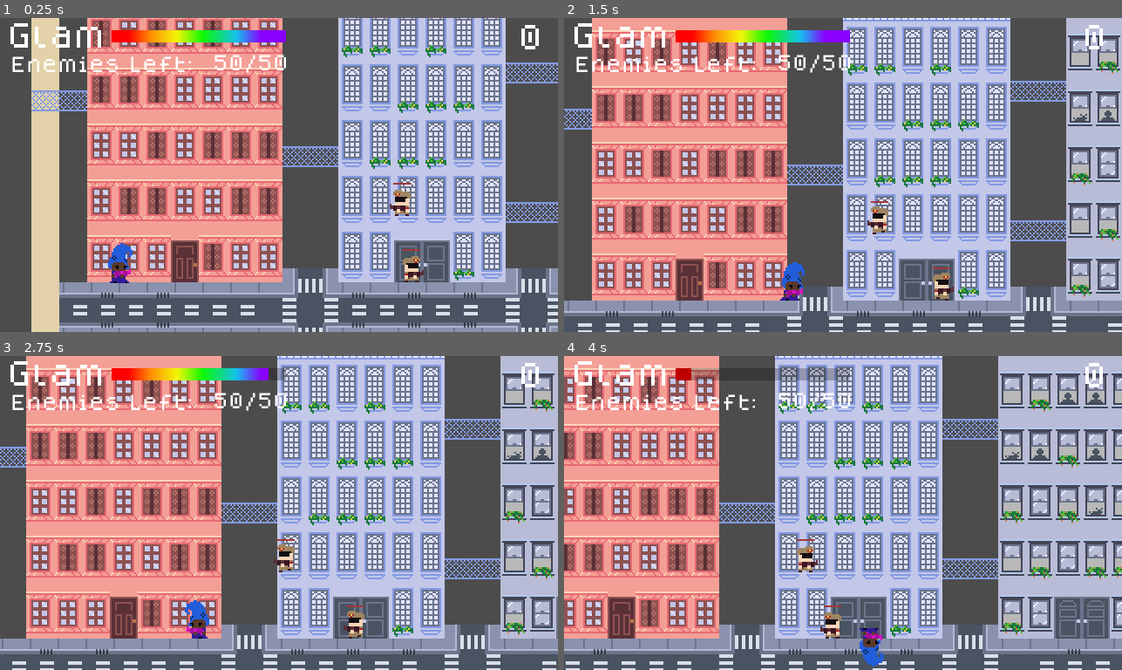
Above: before the commit, frames 1-4 (two rows, left to right).
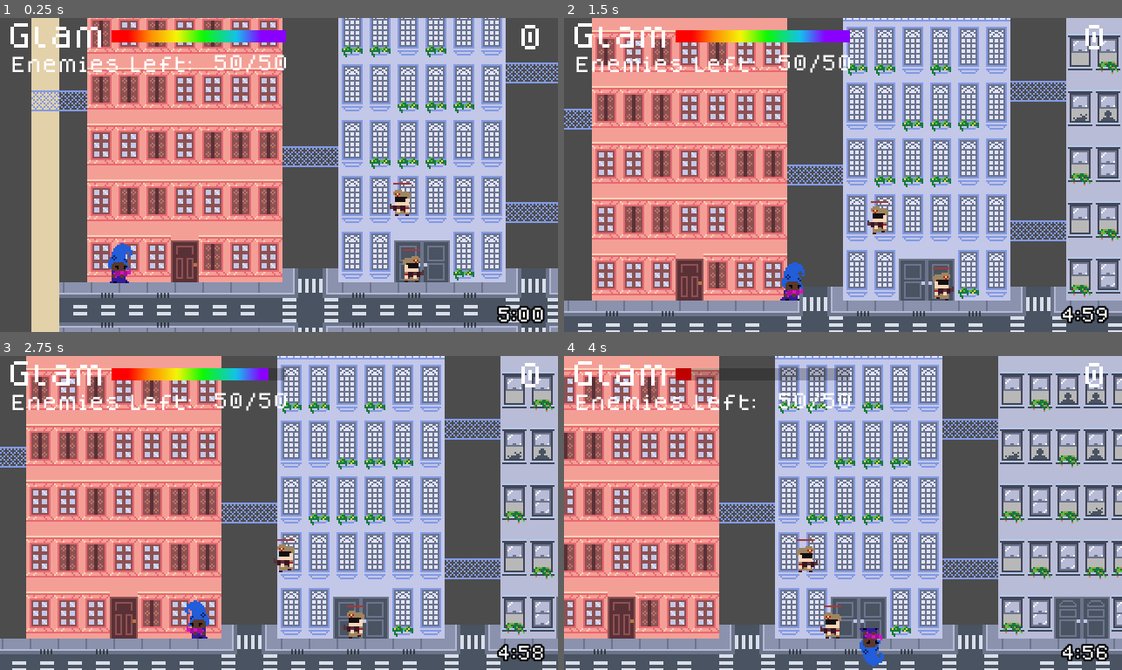
Above: after the commit, the same moments.

Repository: hamiltonromualdo/bring-ur-glam
Game: Godot game, scene res://src/Levels/EndGame.tscn
Two runs of this game, one before a commit and one after it. Both use one fixed random seed, a clock stepped at 60 frames per second and the inputs below. This scene is started directly instead of the project's main scene. Sound files missing from this copy of the repository are replaced by a short silence.
Inputs (mouse positions are in pixels of both pictures, inside the frame that each line leads up to):
- Up to frame 1 (0.25 s): no input
- Up to frame 2 (1.5 s): tap Enter (ui_accept) at 0.5, 0.77 s; move the mouse to (965, 159) at 0.52 s; hold Right (ui_right) from 0.53 s (still down); move the mouse to (731, 190) at 1.27 s
- Up to frame 3 (2.75 s): tap Enter (ui_accept) at 1.52 s; move the mouse to (334, 443) at 2.02 s; release Right (ui_right) at 2.03 s; hold Left (ui_left) from 2.03 s (still down)
- Up to frame 4 (4 s): move the mouse to (815, 575) at 2.77 s; release Left (ui_left) at 2.78 s; hold Right (ui_right) from 2.78 s (still down); tap Enter (ui_accept) at 3.02, 3.77 s; move the mouse to (1010, 560) at 3.52 s

The runs differ from the first frame. In frame 1, 0.4% of the frame differs, in the area x 89-98%, y 91-98%; in frame 2, 0.4%; in frame 3, 0.4%; in frame 4, 0.4%.

Commit message:
Adding timer to end game

Diff:
--- a/bring_ur_glam/src/Levels/EndGame.gd
+++ b/bring_ur_glam/src/Levels/EndGame.gd
@@ -13,7 +13,7 @@
 var liveEnemies = 0
 var enemiesSpawned = 0
 var rng = RandomNumberGenerator.new()
-
+var secondsLeft = 5*60
 
 func linear_interpolate(from: float, to: float, inclination: float) -> float:
     return from + (to - from) * inclination
@@ -136,8 +136,35 @@
     set_camera_limits()
     update_enemies_count()
     check_and_instance_enemies()
+    set_level_timer_label()
 
 
 func _on_EnemyTimer_timeout():
     check_and_instance_enemies()
     $EnemyTimer.start()
+
+
+func get_level_timer_minutes() -> String:
+    var minutes = secondsLeft/60
+    var seconds = secondsLeft - minutes*60
+
+    return "{min}:{s}".format({"min": minutes, "s": "%02d" % seconds})
+
+
+func set_level_timer_label() -> void:
+    $TimerLayer/TimerLabel.text = get_level_timer_minutes()
+
+    var outlineColor = Color.red if secondsLeft <= 60 else Color.black
+    $TimerLayer/TimerLabel.add_color_override("font_outline_modulate", outlineColor)
+
+    if secondsLeft <= 30:
+        $TimerLayer/Tween.interpolate_property($TimerLayer/TimerLabel.get("custom_fonts/font"), "size", 9, 13, 0.1, Tween.TRANS_LINEAR, Tween.EASE_OUT)
+        $TimerLayer/Tween.interpolate_property($TimerLayer/TimerLabel.get("custom_fonts/font"), "size", 13, 9, 0.1, Tween.TRANS_LINEAR, Tween.EASE_IN, 0.1)
+        $TimerLayer/Tween.start()
+
+
+func _on_LevelTimer_timeout():
+    secondsLeft -= 1
+    set_level_timer_label()
+    if secondsLeft == 0:
+        $Player.die()
--- a/bring_ur_glam/src/Levels/EndGame.tscn
+++ b/bring_ur_glam/src/Levels/EndGame.tscn
@@ -17,6 +17,11 @@
 size = 10
 font_data = ExtResource( 10 )
 
+[sub_resource type="DynamicFont" id=2]
+size = 9
+outline_size = 1
+font_data = ExtResource( 10 )
+
 [node name="EndGame" type="Node2D"]
 script = ExtResource( 2 )
 win_scene = ExtResource( 12 )
@@ -31,7 +36,7 @@
 rect_pivot_offset = Vector2( -249, -132 )
 theme = ExtResource( 9 )
 custom_fonts/font = SubResource( 1 )
-text = "1/1"
+text = "50/50"
 align = 2
 __meta__ = {
 "_edit_use_anchors_": false
@@ -49,6 +54,32 @@
 __meta__ = {
 "_edit_use_anchors_": false
 }
+
+[node name="TimerLayer" type="CanvasLayer" parent="."]
+
+[node name="LevelTimer" type="Timer" parent="TimerLayer"]
+autostart = true
+
+[node name="TimerLabel" type="Label" parent="TimerLayer"]
+anchor_left = 1.0
+anchor_top = 1.0
+anchor_right = 1.0
+anchor_bottom = 1.0
+margin_left = -62.0
+margin_top = -14.0
+margin_right = -8.0
+margin_bottom = -8.0
+theme = ExtResource( 9 )
+custom_colors/font_outline_modulate = Color( 1, 0, 0, 1 )
+custom_fonts/font = SubResource( 2 )
+text = "0:33"
+align = 2
+valign = 2
+__meta__ = {
+"_edit_use_anchors_": false
+}
+
+[node name="Tween" type="Tween" parent="TimerLayer"]
 
 [node name="Sky" type="ParallaxBackground" parent="."]
 
@@ -99,4 +130,5 @@
 
 [node name="HUD" parent="." instance=ExtResource( 4 )]
 
+[connection signal="timeout" from="TimerLayer/LevelTimer" to="." method="_on_LevelTimer_timeout"]
 [connection signal="timeout" from="EnemyTimer" to="." method="_on_EnemyTimer_timeout"]
Not shown: 1 places in bring_ur_glam/src/Levels/EndGame.tscn that only renumber resources
